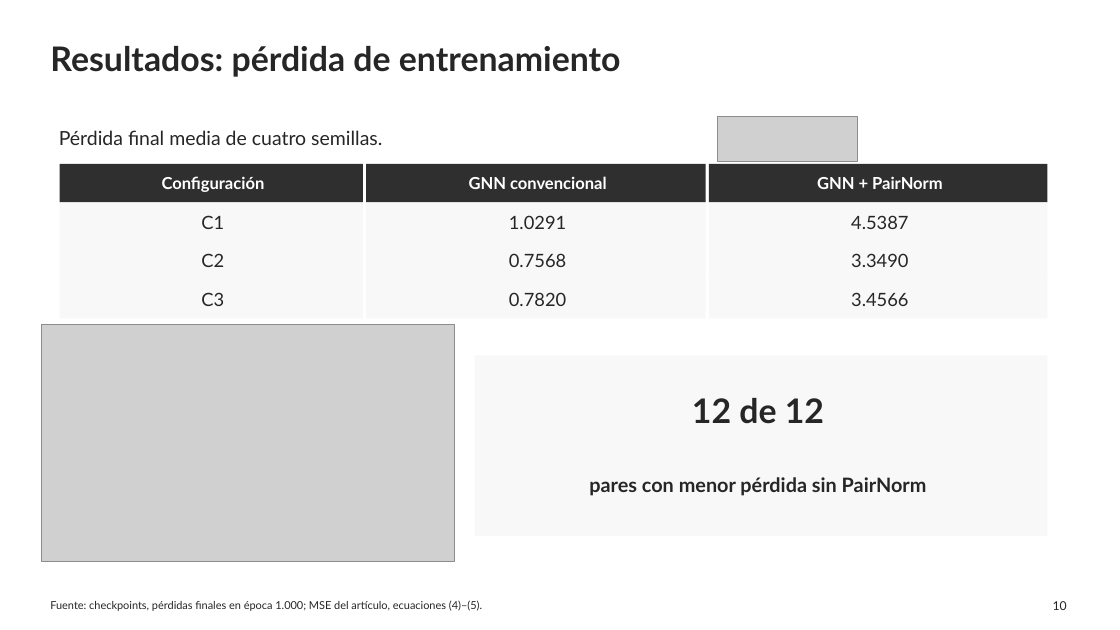
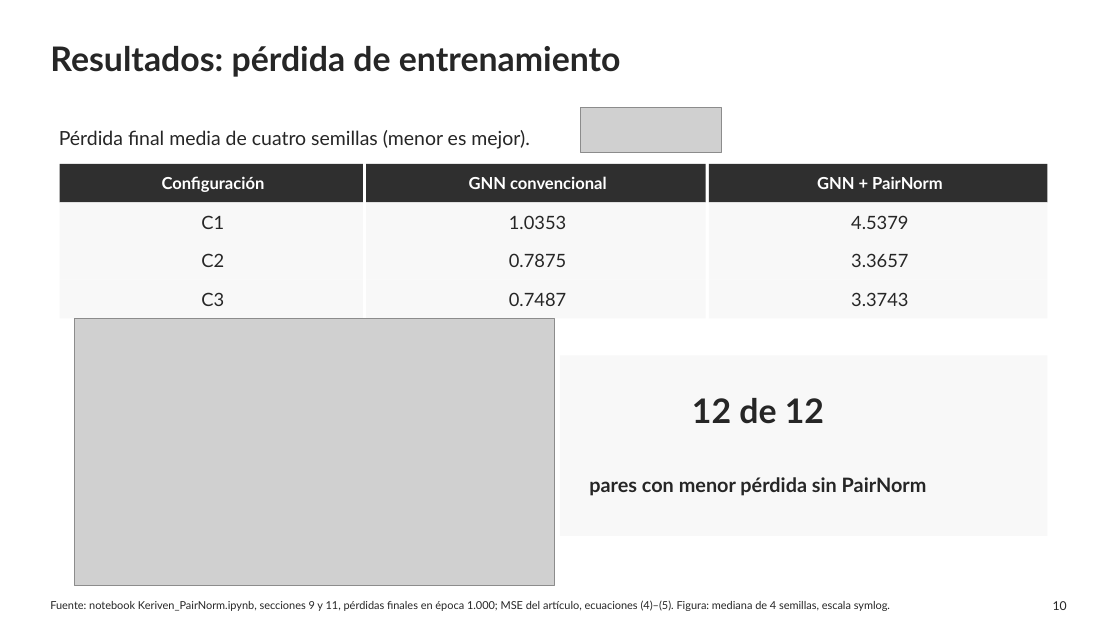
Before and after one commit to WeimarArenas/Proyecto-Grafos, a slide deck: slide 10 of Presentacion_Backward_Oversmoothing.pptx. Drawn at 1120x630 pixels with LibreOffice and Linux fonts; fonts in the diff are those of the drawing; grey boxes stand for pictures. Boxes give left, top, right and bottom in pixels: in the first picture for what was removed or moved away, otherwise in the second. Text is boxed around its words. In the diff, an @@ line names an element or a change of style, - is before the commit and + after.

```diff
--- a/Presentacion_Backward_Oversmoothing.pptx
+++ b/Presentacion_Backward_Oversmoothing.pptx
@@ picture: place and size @@
-picture at [718, 117, 858, 161]
+picture at [581, 108, 721, 152]
@@ text at [59, 130, 529, 149]: text changed @@
-Pérdida final media de cuatro semillas.
+Pérdida final media de cuatro semillas (menor es mejor).
@@ text at [509, 215, 566, 229]: text changed @@
-1.0291
+1.0353
@@ text at [851, 215, 908, 229]: text changed @@
-4.5387
+4.5379
@@ text at [509, 253, 566, 267]: text changed @@
-0.7568
+0.7875
@@ text at [851, 253, 908, 267]: text changed @@
-3.3490
+3.3657
@@ text at [509, 292, 566, 306]: text changed @@
-0.7820
+0.7487
@@ text at [851, 292, 908, 306]: text changed @@
-3.4566
+3.3743
@@ picture: place and size @@
-picture at [41, 324, 455, 562]
+picture at [74, 318, 555, 586]
@@ rectangle: place and size @@
-rectangle at [475, 355, 1048, 536]
+rectangle at [560, 355, 1048, 536]
@@ text at [50, 600, 890, 611]: text changed @@
-Fuente: checkpoints, pérdidas finales en época 1.000; MSE del artículo, ecuaciones (4)–(5).
+Fuente: notebook Keriven_PairNorm.ipynb, secciones 9 y 11, pérdidas finales en época 1.000; MSE del artículo, ecuaciones (4)–(5). Figura: mediana de 4 semillas, escala symlog.
```
Also in this commit, not shown: 6 other slides changed.
